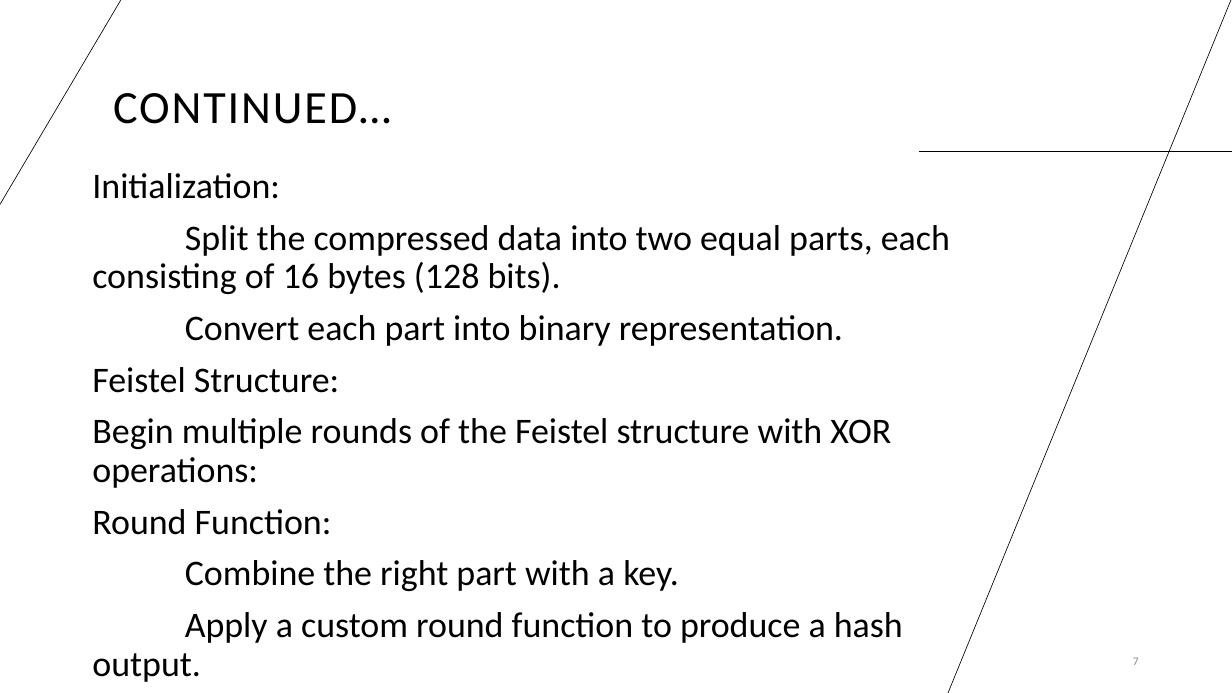
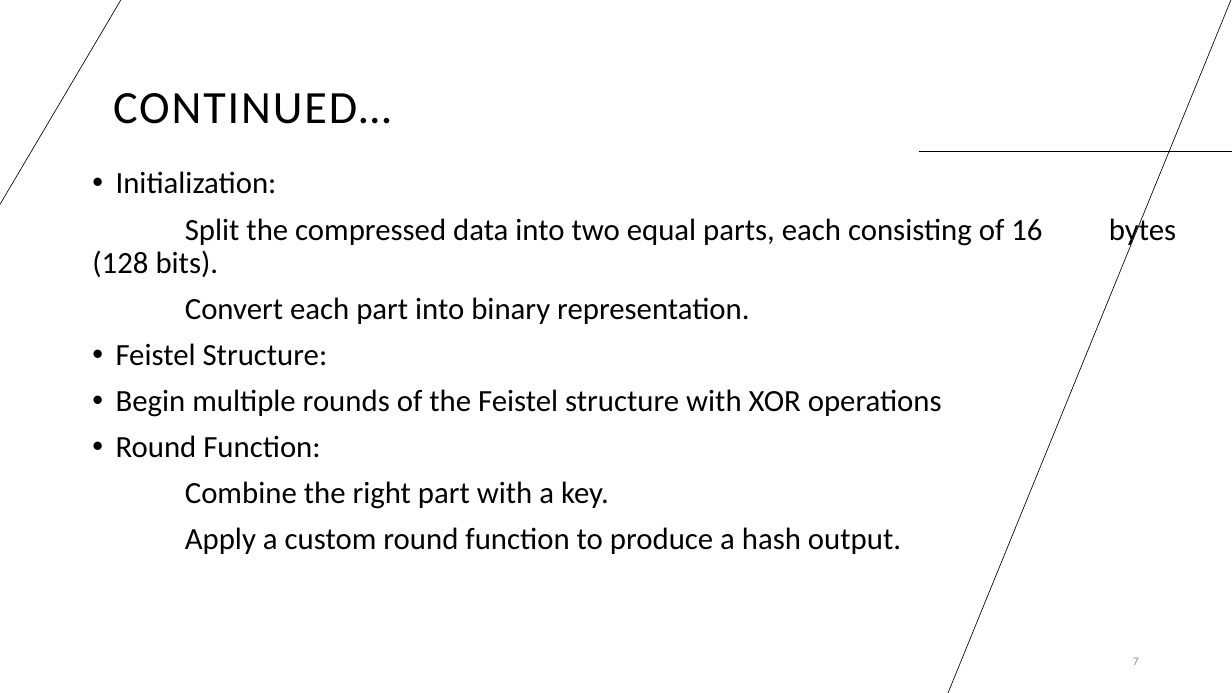
Before and after one commit to umar-tariq-1/Multi-Level-Hashing, a slide deck: slide 7 of Multi-Level-Hashing.pptx. Drawn at 1232x693 pixels with LibreOffice and Linux fonts; fonts in the diff are those of the drawing. Boxes give left, top, right and bottom in pixels: in the first picture for what was removed or moved away, otherwise in the second. Text is boxed around its words. In the diff, an @@ line names an element or a change of style, - is before the commit and + after.

```diff
--- a/Multi-Level-Hashing.pptx
+++ b/Multi-Level-Hashing.pptx
@@ text at [92,171,1042,554]: size 28 to 24 pt in "Initialization:", "Split the compressed data into two equal ...", "Convert each part into binary representation.", "Feistel Structure:" and 3 more places; bullet none to • @@
@@ text at [116,389,942,417]: text changed; size 28 to 24 pt @@
-Begin multiple rounds of the Feistel structure with XOR operations:
+• Begin multiple rounds of the Feistel structure with XOR operations
```
Also in this commit, not shown: 6 other slides changed, 1 slide added, 1 slide removed, 14 other files.
